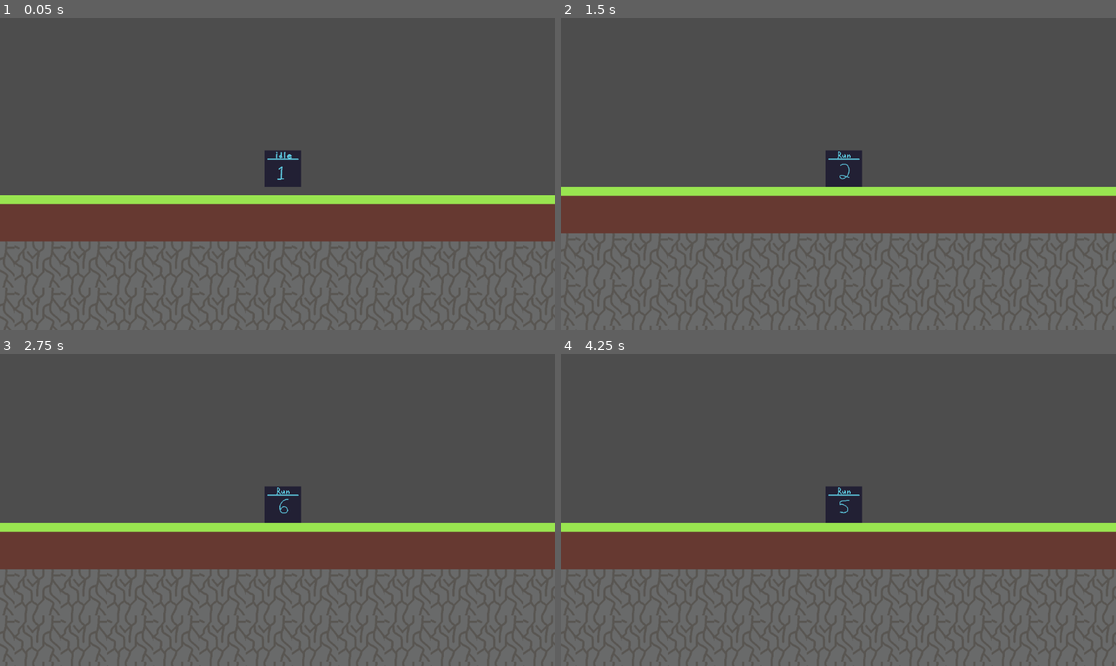
Above: before the commit, frames 1-4 (two rows, left to right).
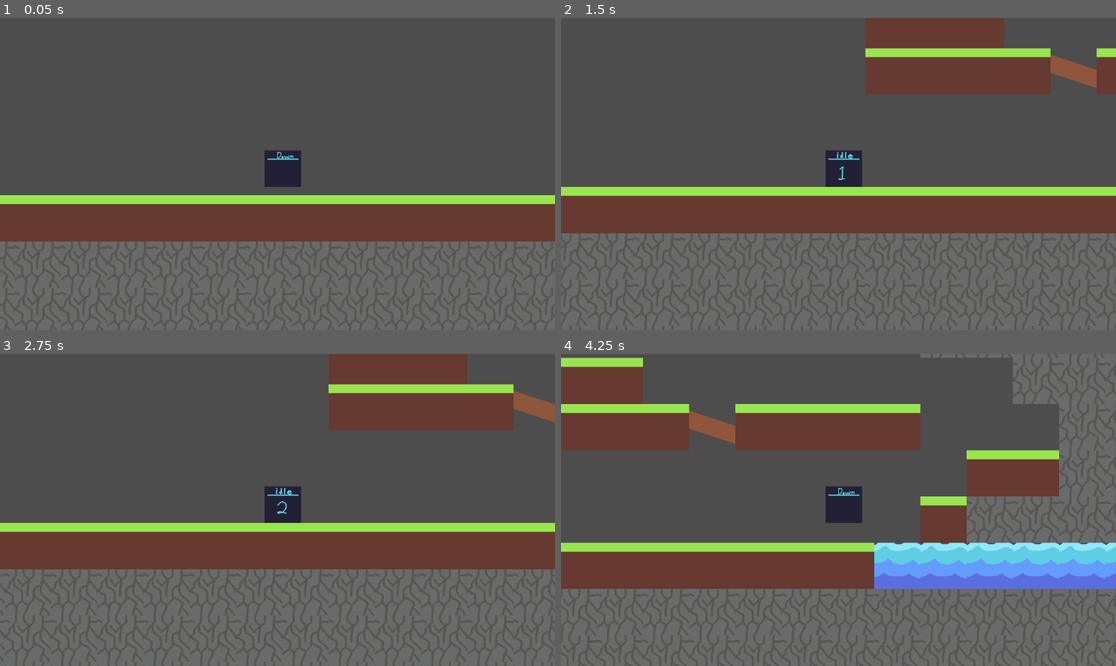
Above: after the commit, the same moments.

Repository: JSilva95307/GodotTechDemo
Game: Godot game, scene res://Scenes/level_1.tscn
Same seed, same stepped clock (60 frames per second), same inputs: the game is played once before the commit and once after it.
Inputs:
- Up to frame 1 (0.05 s): no input
- Up to frame 2 (1.5 s): tap Enter at 0.5 s; hold Right (Player_Right) from 0.53 s (still down); tap Space (Player_Jump) at 0.6, 0.77, 1.07 s; tap Shift (Player_Dash) at 1.35 s
- Up to frame 3 (2.75 s): tap Space (Player_Jump) at 1.52, 1.55, 1.82, 2.1 s; release Right (Player_Right) at 2.03 s; hold Left (Player_Left) from 2.03 s (still down)
- Up to frame 4 (4.25 s): release Left (Player_Left) at 2.78 s; hold Right (Player_Right) from 2.78 s (still down); tap Shift (Player_Dash) at 2.85 s; tap Space (Player_Jump) at 3.02, 3.05, 3.32, 3.6, 3.77, 4.07 s

The runs differ from the first frame. In frame 1, less than 0.1% of the frame differs, in the area x 49-53%, y 42-52%; in frame 2, 8.4%; in frame 3, 7.9%; in frame 4, 38%, in the area x 0-100%, y 0-76%.
Error before the commit: Invalid access to property or key 'velocity' on a base object of type 'Nil'. (res://Scenes/run.gd:26)

Commit message:
State Machine Progress
The Idle, Jump, Run and player scripts have all been updated to use a state machine instead, the player is now functioning with a state machine for everything minus the dashing, both air and ground, that's the next step for now.

Diff:
--- a/Assets/States/PlayerState.gd
+++ b/Assets/States/PlayerState.gd
@@ -1,6 +1,6 @@
 class_name PlayerState	extends State
 
-@export var player : Player
+var player : Player
 @export var animation_player: AnimationPlayer
 
 func _ready():
--- a/Scenes/Player.tscn
+++ b/Scenes/Player.tscn
@@ -1,10 +1,12 @@
-[gd_scene load_steps=14 format=3 uid="uid://cqs05ujvangep"]
+[gd_scene load_steps=16 format=3 uid="uid://cqs05ujvangep"]
 
 [ext_resource type="Script" path="res://Scenes/player.gd" id="1_mm5sl"]
 [ext_resource type="Script" path="res://Scenes/state_machine.gd" id="3_32w1a"]
 [ext_resource type="Texture2D" uid="uid://bvuy8mao3eb5m" path="res://Assets/Sprites/PlayerPlaceholder_SpriteSheet.png" id="3_idsoy"]
 [ext_resource type="Script" path="res://Scenes/idle.gd" id="4_tf1ds"]
 [ext_resource type="Script" path="res://Scenes/run.gd" id="6_r7fv8"]
+[ext_resource type="Script" path="res://Scenes/jump.gd" id="7_e3om2"]
+[ext_resource type="Script" path="res://Assets/States/PlayerState.gd" id="8_v1xlh"]
 
 [sub_resource type="CircleShape2D" id="CircleShape2D_ycu3h"]
 
@@ -131,6 +133,7 @@
 vframes = 5
 
 [node name="CollisionShape2D" type="CollisionShape2D" parent="."]
+visible = false
 position = Vector2(0, -0.215517)
 shape = SubResource("CircleShape2D_ycu3h")
 
@@ -152,3 +155,11 @@
 [node name="Run" type="Node" parent="StateMachine" node_paths=PackedStringArray("animation_player")]
 script = ExtResource("6_r7fv8")
 animation_player = NodePath("../../AnimationPlayer")
+
+[node name="Dash" type="Node" parent="StateMachine" node_paths=PackedStringArray("animation_player")]
+script = ExtResource("8_v1xlh")
+animation_player = NodePath("../../AnimationPlayer")
+
+[node name="Jump" type="Node" parent="StateMachine" node_paths=PackedStringArray("animation_player")]
+script = ExtResource("7_e3om2")
+animation_player = NodePath("../../AnimationPlayer")
--- a/Scenes/idle.gd
+++ b/Scenes/idle.gd
@@ -2,11 +2,18 @@
 
 func Enter():
 	animation_player.play("Player_Idle")
-	print_debug("Playing the idle animation")
 
 func Physics_Update(delta: float) -> void:
-	if not player.is_on_floor():
-		print_debug("transition to falling state")
-
+	if not player.is_on_floor() :
+		player.LetSpaceGo = true
+		Transitioned.emit(self, "jump")
+	if Input.is_action_just_pressed("Player_Jump"):
+		player.velocity.y = player.JUMP_VELOCITY
+		Transitioned.emit(self, "jump")
+	#
+	## Handle Jump Height
+	#if Input.is_action_just_released("Player_Jump") and not LetSpaceGo and velocity.y <= 0:
+		#velocity.y = 0 #get_real_velocity().y * 0.25;
+		#LetSpaceGo = true
 	if Input.is_action_just_pressed("Player_Left") or Input.is_action_just_pressed("Player_Right"):
 		Transitioned.emit(self, "run")
--- /dev/null
+++ b/Scenes/jump.gd
@@ -0,0 +1,24 @@
+class_name Jump extends PlayerState
+
+func Enter():
+	if player.LetSpaceGo:
+		animation_player.play("Player_Falling")
+	else:
+		animation_player.play("Player_Rising")
+
+func Physics_Update(delta: float) -> void:
+	var direction := Input.get_axis("Player_Left", "Player_Right")
+	if direction:
+		player.velocity.x = direction * player.SPEED
+	else:
+		player.velocity.x = move_toward(player.velocity.x, 0, player.SPEED)
+
+	# Handle Jump Height
+	if Input.is_action_just_released("Player_Jump") and not player.LetSpaceGo and player.velocity.y <= 0:
+		player.velocity.y = 0 #get_real_velocity().y * 0.25;
+		animation_player.play("Player_Falling")
+		player.LetSpaceGo = true
+
+	if player.is_on_floor():
+		player.LetSpaceGo = false
+		Transitioned.emit(self, "idle")
--- a/Scenes/run.gd
+++ b/Scenes/run.gd
@@ -2,16 +2,6 @@
 
 func Enter():
 	animation_player.play("Player_Run")
-	print_debug("Playing the run animation")
-
-# Called when the node enters the scene tree for the first time.
-func _ready() -> void:
-	pass # Replace with function body.
-
-
-# Called every frame. 'delta' is the elapsed time since the previous frame.
-func _process(delta: float) -> void:
-	pass
 
 func Physics_Update(delta: float) ->void:
 	var direction := Input.get_axis("Player_Left", "Player_Right")
@@ -27,4 +17,13 @@
 	else:
 		player.velocity.x = move_toward(player.velocity.x, 0, player.SPEED)
 
+	#transitions
+	if not player.is_on_floor() :
+		player.LetSpaceGo = true
+		Transitioned.emit(self, "jump")
+	if Input.is_action_just_pressed("Player_Jump"):
+		player.velocity.y = player.JUMP_VELOCITY
+		Transitioned.emit(self, "jump")
+	if(direction == 0):
+		Transitioned.emit(self, "idle")
 	#player.velocity = player.move_and_slide(player.velocity, Vector2.UP)
